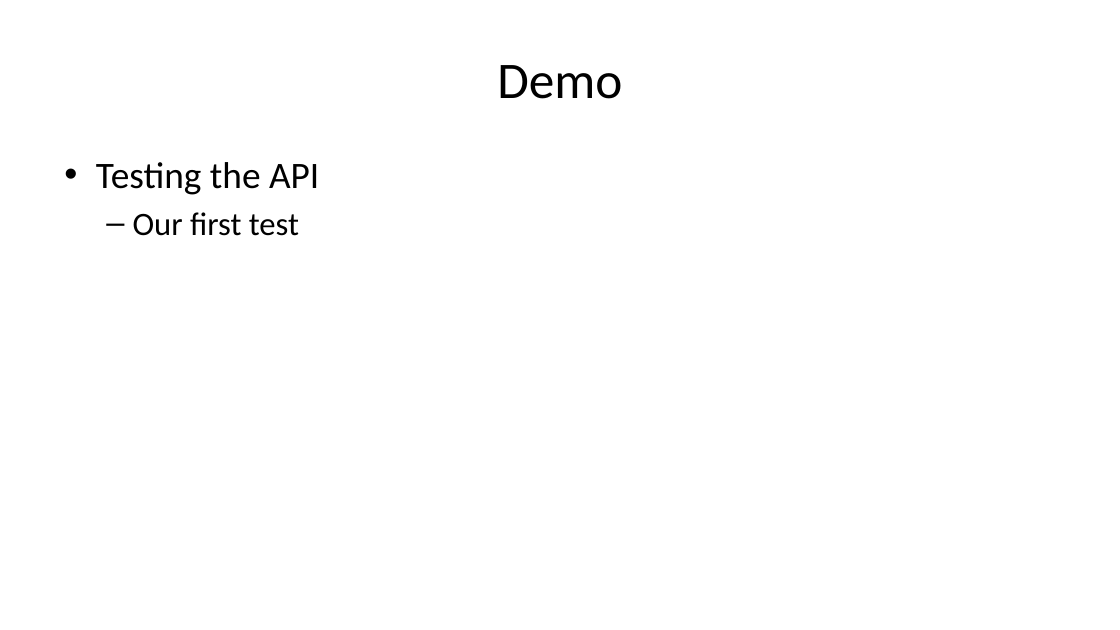
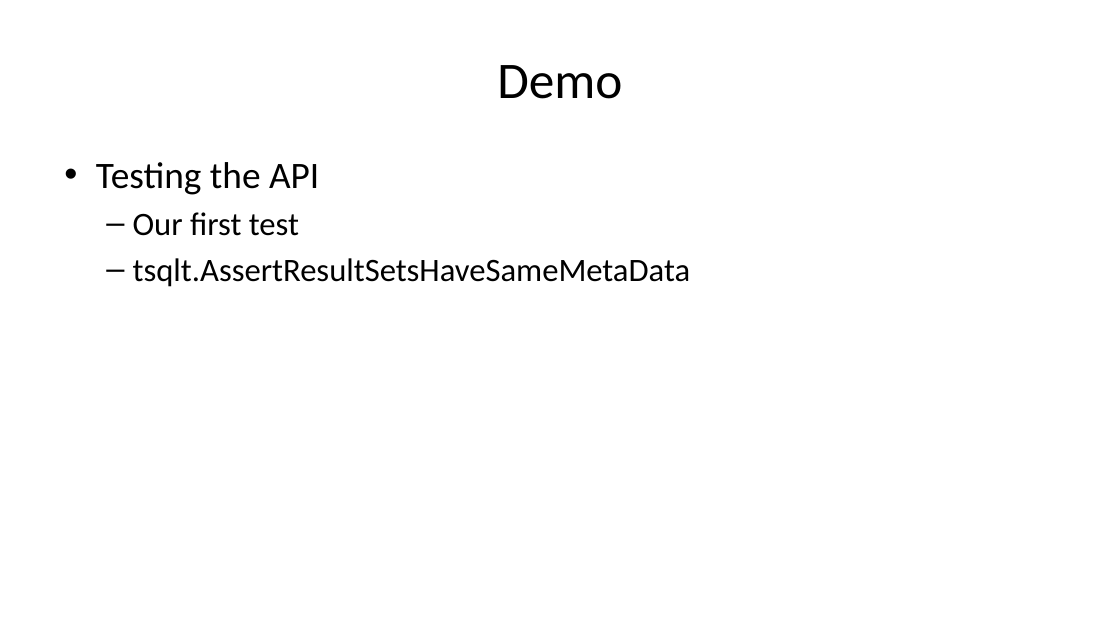
Before and after one commit to way0utwest/TestingTSQL, a slide deck: slide 19 of DB-Delivery-Get-Testing-TSQL.pptx (slide 17 before the commit). Drawn at 1120x630 pixels with LibreOffice and Linux fonts; fonts in the diff are those of the drawing. Boxes give left, top, right and bottom in pixels: in the first picture for what was removed or moved away, otherwise in the second. Text is boxed around its words. In the diff, an @@ line names an element or a change of style, - is before the commit and + after.

```diff
--- a/DB-Delivery-Get-Testing-TSQL.pptx
+++ b/DB-Delivery-Get-Testing-TSQL.pptx
@@ text at (133, 258, 691, 287): paragraph added @@
+  – tsqlt.AssertResultSetsHaveSameMetaData
```
Also in this commit, not shown: 9 other slides changed, 6 slides added, 6 slides removed.
